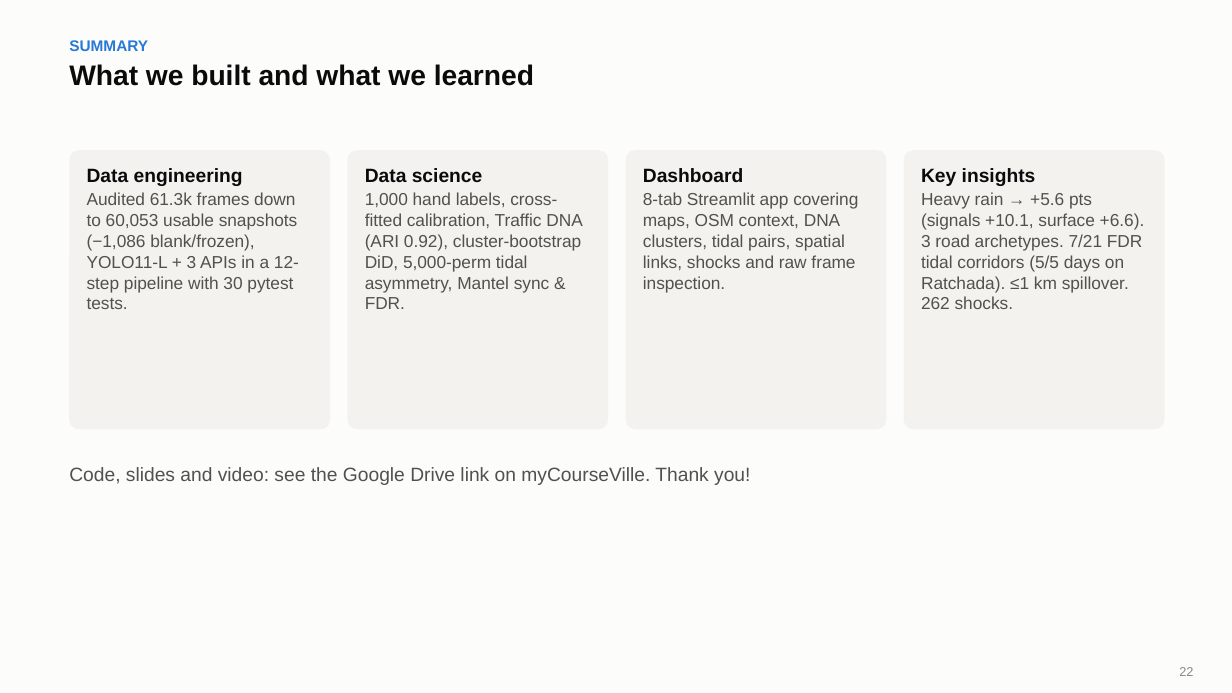
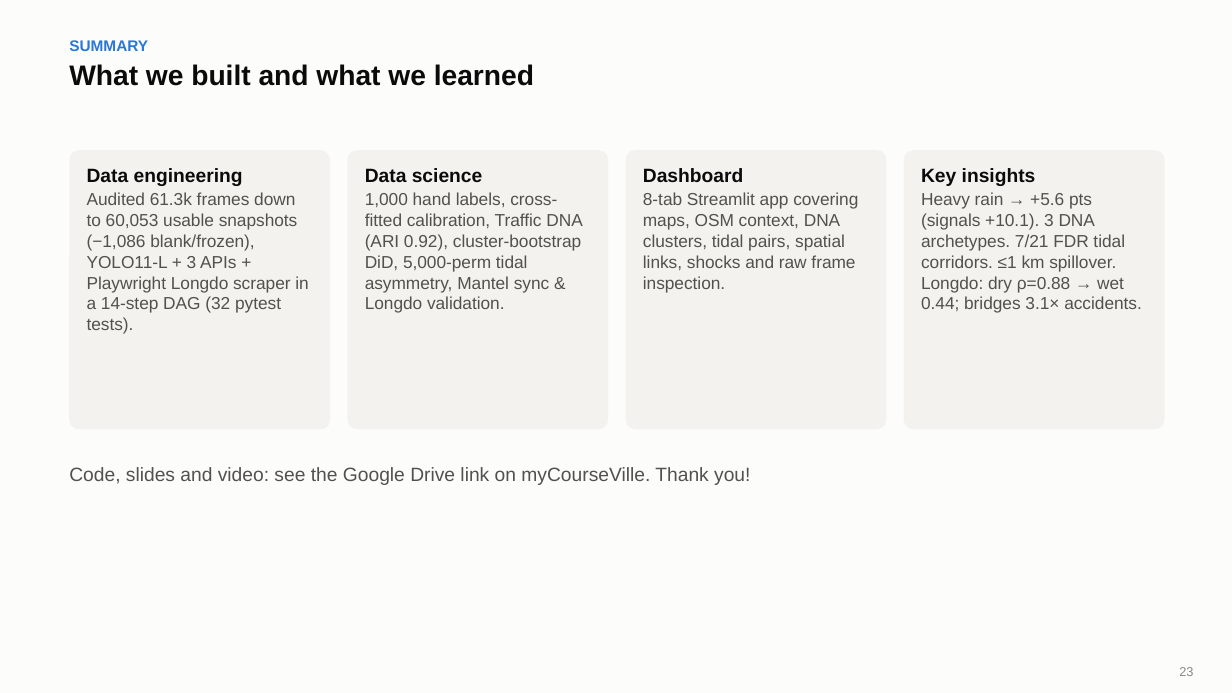
Before and after one commit to PEN1TENT/DSDE-final-project, a slide deck: slide 23 of reports/slides/slides.pptx (slide 22 before the commit). Drawn at 1232x693 pixels with LibreOffice and Linux fonts; fonts in the diff are those of the drawing. Boxes give left, top, right and bottom in pixels: in the first picture for what was removed or moved away, otherwise in the second. Text is boxed around its words. In the diff, an @@ line names an element or a change of style, - is before the commit and + after.

Commit message:
Add Playwright Longdo Traffic scraper, cross-validation insights, and 23-slide deck

```diff
--- a/reports/slides/slides.pptx
+++ b/reports/slides/slides.pptx
@@ text at (x1=87, y1=192, x2=308, y2=334): text changed @@
-Audited 61.3k frames down to 60,053 usable snapshots (−1,086 blank/frozen), YOLO11-L + 3 APIs in a 12-step pipeline with 30 pytest tests.
+Audited 61.3k frames down to 60,053 usable snapshots (−1,086 blank/frozen), YOLO11-L + 3 APIs + Playwright Longdo scraper in a 14-step DAG (32 pytest tests).
@@ text at (x1=365, y1=192, x2=582, y2=313): text changed @@
-1,000 hand labels, cross-fitted calibration, Traffic DNA (ARI 0.92), cluster-bootstrap DiD, 5,000-perm tidal asymmetry, Mantel sync & FDR.
+1,000 hand labels, cross-fitted calibration, Traffic DNA (ARI 0.92), cluster-bootstrap DiD, 5,000-perm tidal asymmetry, Mantel sync & Longdo validation.
@@ text at (x1=921, y1=192, x2=1142, y2=313): text changed @@
-Heavy rain → +5.6 pts (signals +10.1, surface +6.6). 3 road archetypes. 7/21 FDR tidal corridors (5/5 days on Ratchada). ≤1 km spillover. 262 shocks.
+Heavy rain → +5.6 pts (signals +10.1). 3 DNA archetypes. 7/21 FDR tidal corridors. ≤1 km spillover. Longdo: dry ρ=0.88 → wet 0.44; bridges 3.1× accidents.
```
Also in this commit, not shown: 5 other slides changed, 1 slide added, 16 other files.
